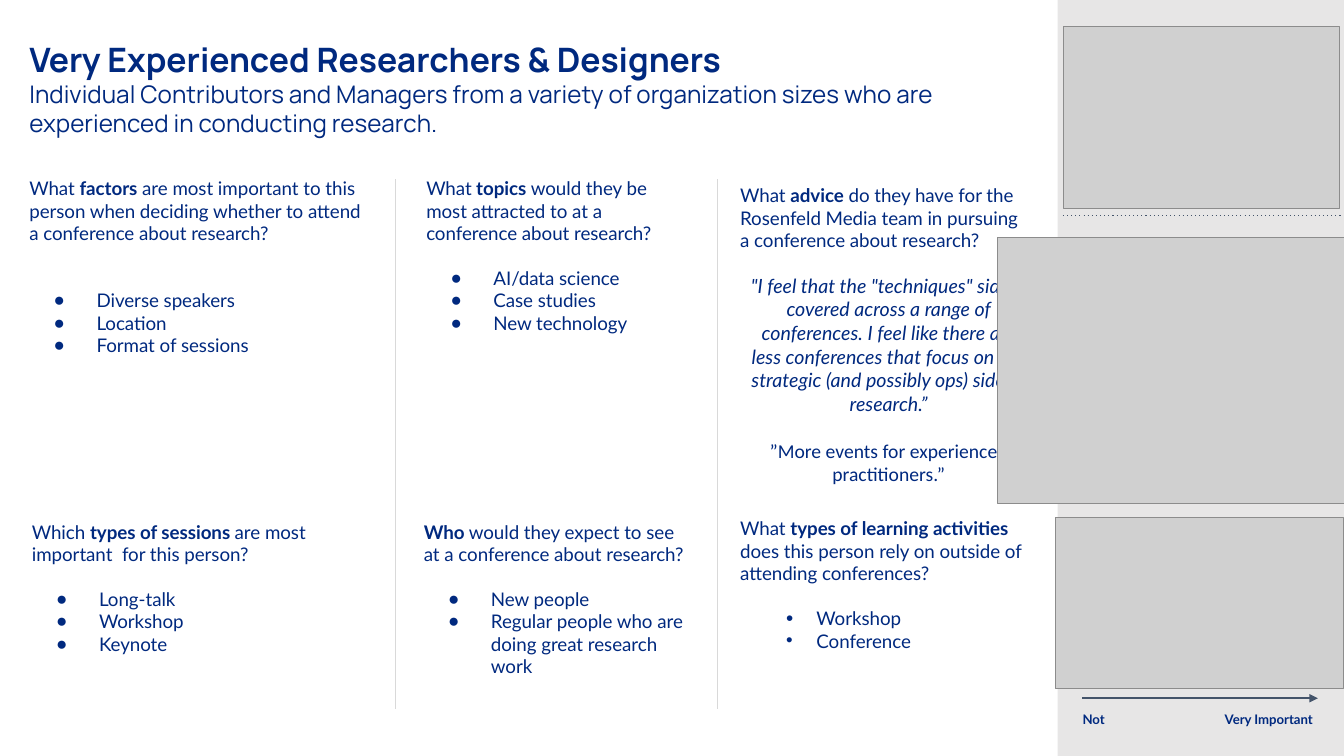
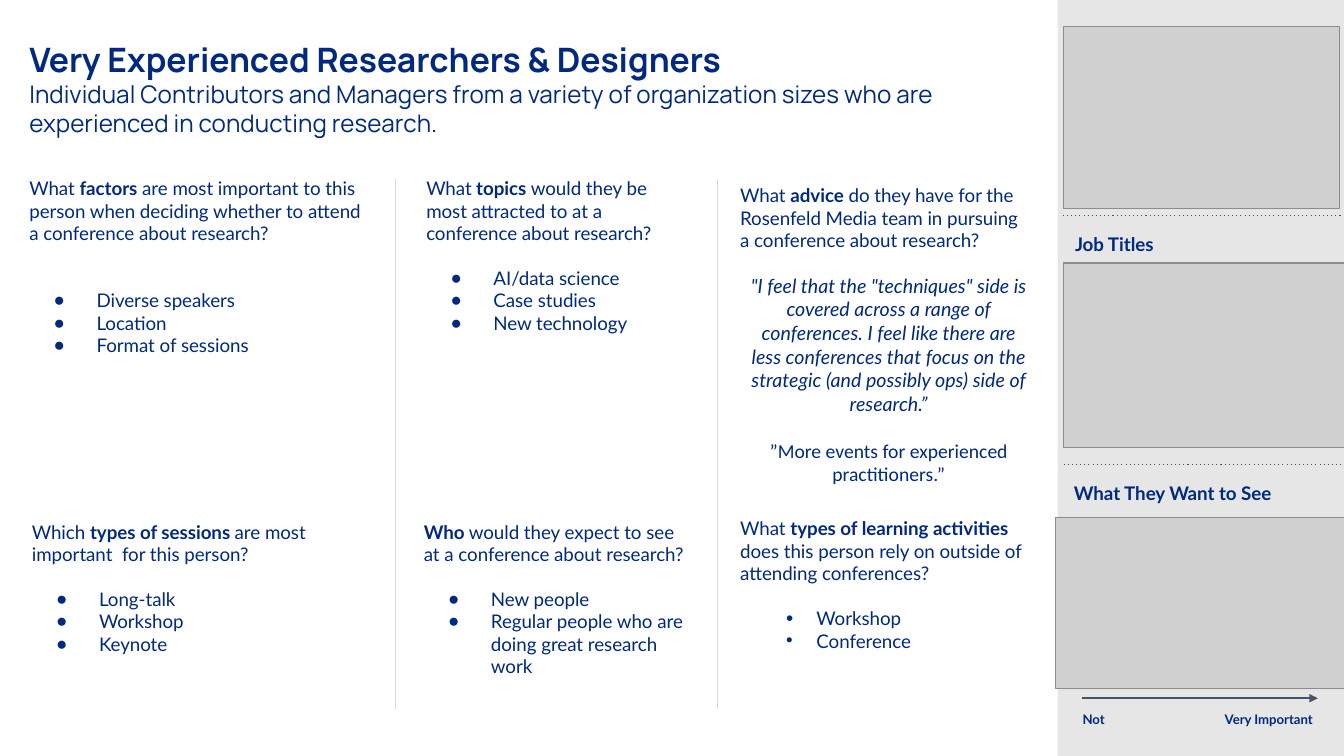
Before and after one commit to PersonaPredicta/Survey_Says..., a slide deck: slide 2 of established_personas.pptx. Drawn at 1344x756 pixels with LibreOffice and Linux fonts; fonts in the diff are those of the drawing; grey boxes stand for pictures. Boxes give left, top, right and bottom in pixels: in the first picture for what was removed or moved away, otherwise in the second. Text is boxed around its words. In the diff, an @@ line names an element or a change of style, - is before the commit and + after.

```diff
--- a/established_personas.pptx
+++ b/established_personas.pptx
@@ rectangle "Job Titles": place and size @@
-rectangle "Job Titles" at (1074,209,1339,288)
+rectangle "Job Titles" at (1062,209,1327,288)
@@ picture: place and size @@
-picture at (998,238,1344,504)
+picture at (1064,263,1344,448)
@@ line added from (1064, 465) to (1343, 465), #44546A 0.75 pt dashed @@
@@ text added at (1074,486,1271,503), 13.3 pt, text #00297F, bold @@
+What They Want to See
```
Also in this commit, not shown: 4 other slides changed.
